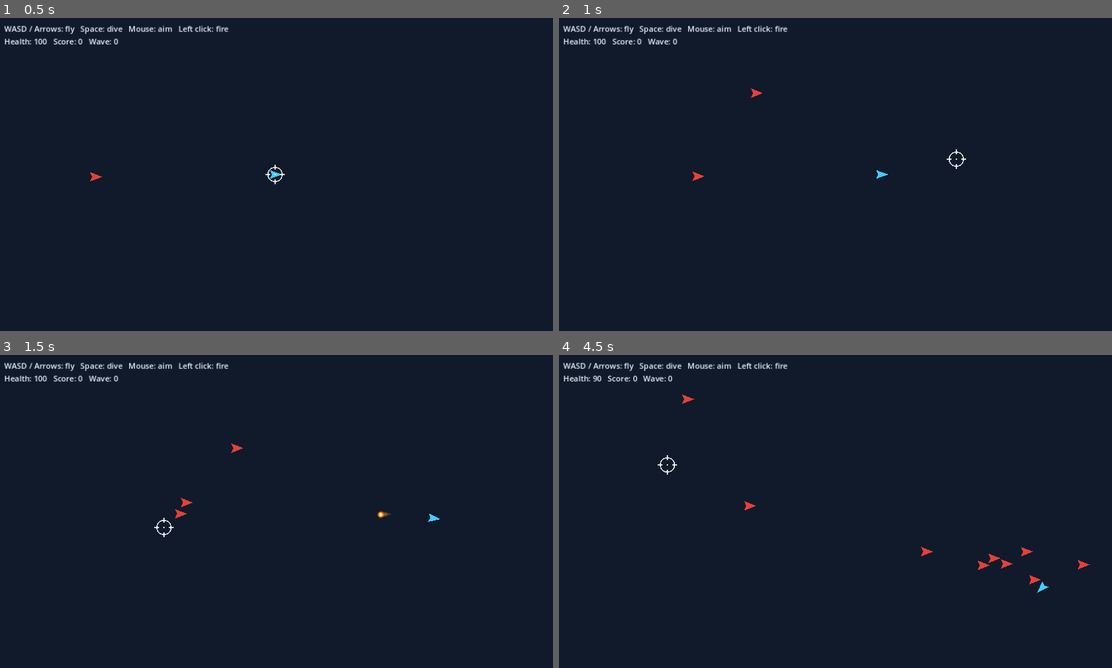
Above: before the commit, frames 1-4 (two rows, left to right).
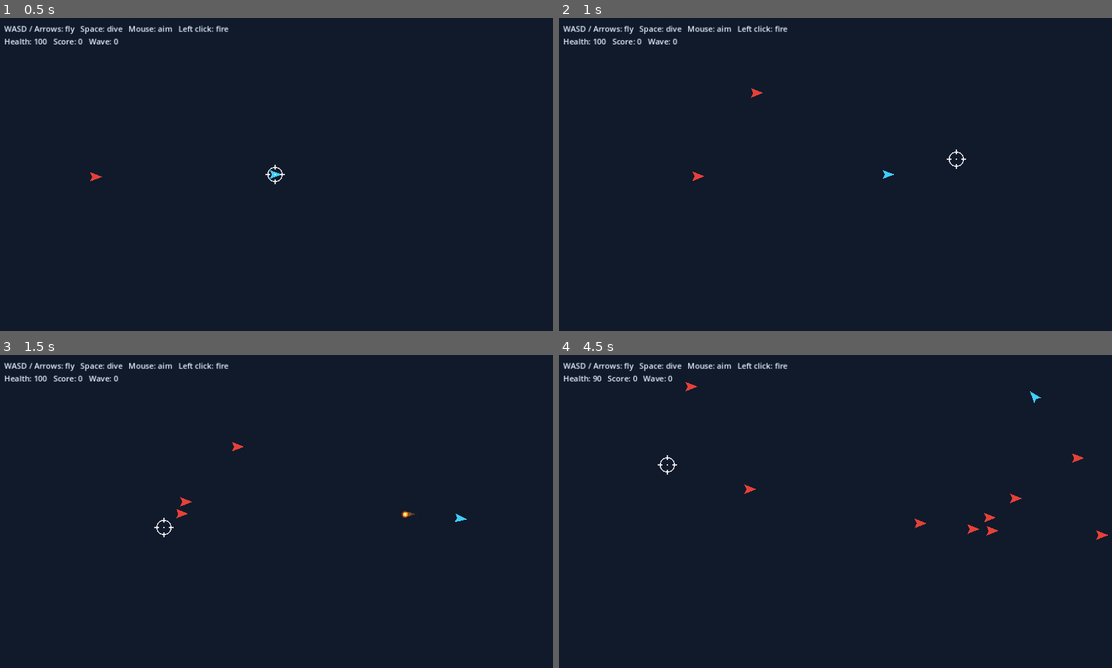
Above: after the commit, the same moments.

Repository: IsiahJohnson/superflight-skyrogue
Game: Godot game, scene res://scenes/main.tscn
The game is run twice, just before and just after one commit, with the same random seed, the same clock (stepped at 60 frames per second) and the same inputs.
Inputs (mouse positions are in pixels of both pictures, inside the frame that each line leads up to):
- Up to frame 1 (0.5 s): no input
- Up to frame 2 (1 s): tap Enter at 0.5 s; move the mouse to (957, 158) at 0.52 s; hold D (move_right) from 0.53 s (still down); hold Space (dive) from 0.53 s (still down)
- Up to frame 3 (1.5 s): move the mouse to (165, 527) at 1.27 s; release D (move_right) at 1.28 s; release Space (dive) at 1.28 s; hold S (move_down) from 1.28 s (still down); click (165, 527) at 1.35 s
- Up to frame 4 (4.5 s): move the mouse to (890, 442) at 2.02 s; release S (move_down) at 2.03 s; hold D (move_right) 2.03-2.78 s; tap one key every 0.75 s from 2.1 s: Enter Keypad Enter 1 Space (dive); move the mouse to (807, 574) at 2.77 s; hold W (move_up) 2.78-3.53 s; move the mouse to (1001, 558) at 3.52 s; hold A (move_left) from 3.53 s (still down); move the mouse to (669, 464) at 4.27 s

Frame 1 is identical in both runs. In frame 2, less than 0.1% of the frame differs, in the area x 24-61%, y 22-52%; in frame 3, 0.2%; in frame 4, 0.6%, in the area x 18-100%, y 8-76%.

Commit message:
Tune and document glide resistance
Co-authored-by: IsiahJohnson <92471437+IsiahJohnson@users.noreply.github.com>

Diff:
--- a/scripts/utils/constants.gd
+++ b/scripts/utils/constants.gd
@@ -5,7 +5,7 @@
 ## Player Movement
 const PLAYER_MAX_SPEED = 500.0
 const PLAYER_ACCELERATION = 800.0
-const PLAYER_DRAG = 0.95  # Momentum multiplier (lower = more drag)
+const PLAYER_DRAG = 0.12  # Air resistance per second
 const PLAYER_DIVE_MULTIPLIER = 1.5  # Speed boost when diving
 const PLAYER_TURN_SPEED = 5.0  # Rotation speed
 
Not shown, changed: README.md
